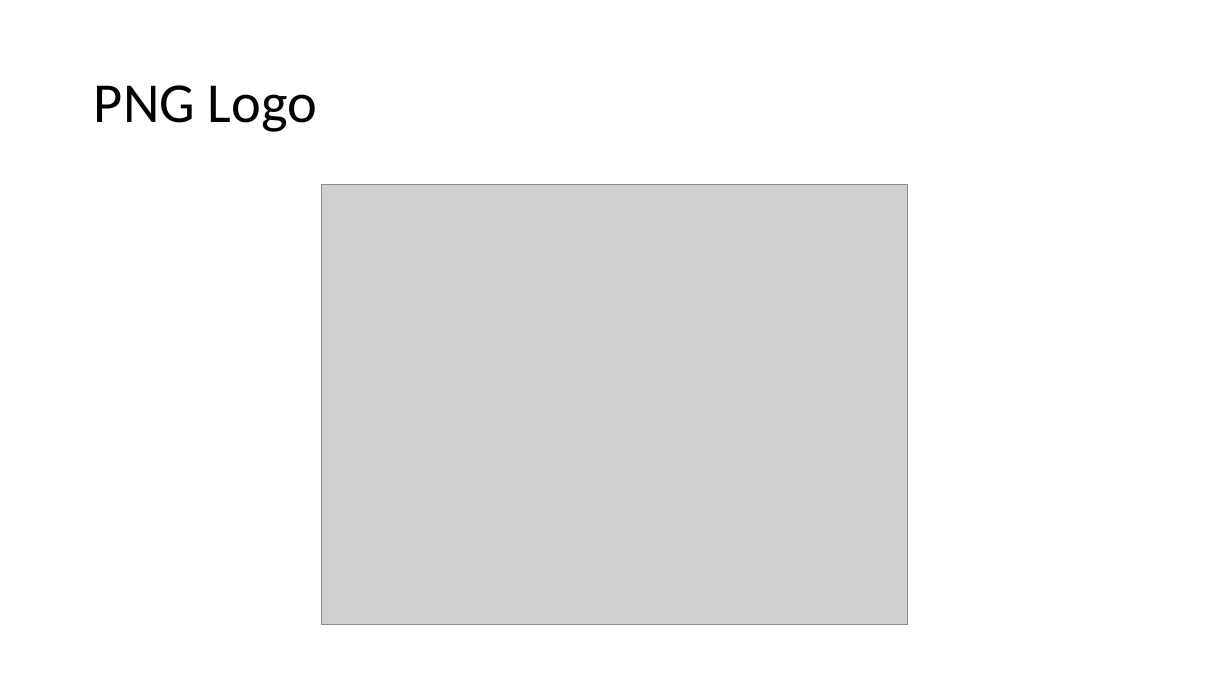
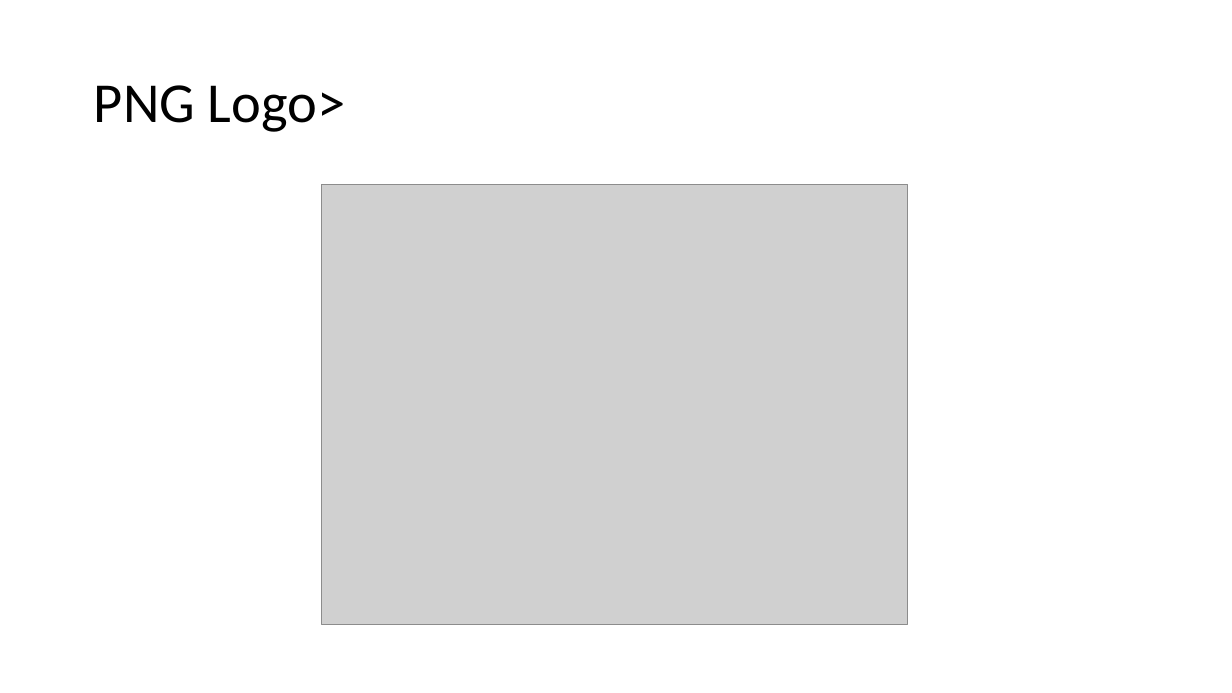
Before and after one commit to isabella232/powerpoint, a slide deck: slide 6 of samples/pptx/sample.pptx. Drawn at 1232x693 pixels with LibreOffice and Linux fonts; fonts in the diff are those of the drawing; grey boxes stand for pictures. Boxes give left, top, right and bottom in pixels: in the first picture for what was removed or moved away, otherwise in the second. Text is boxed around its words. In the diff, an @@ line names an element or a change of style, - is before the commit and + after.

```diff
--- a/samples/pptx/sample.pptx
+++ b/samples/pptx/sample.pptx
@@ title at box(94, 85, 346, 132): text changed @@
-PNG Logo
+PNG Logo>
```
Also in this commit, not shown: 12 other slides changed, 7 other files.
